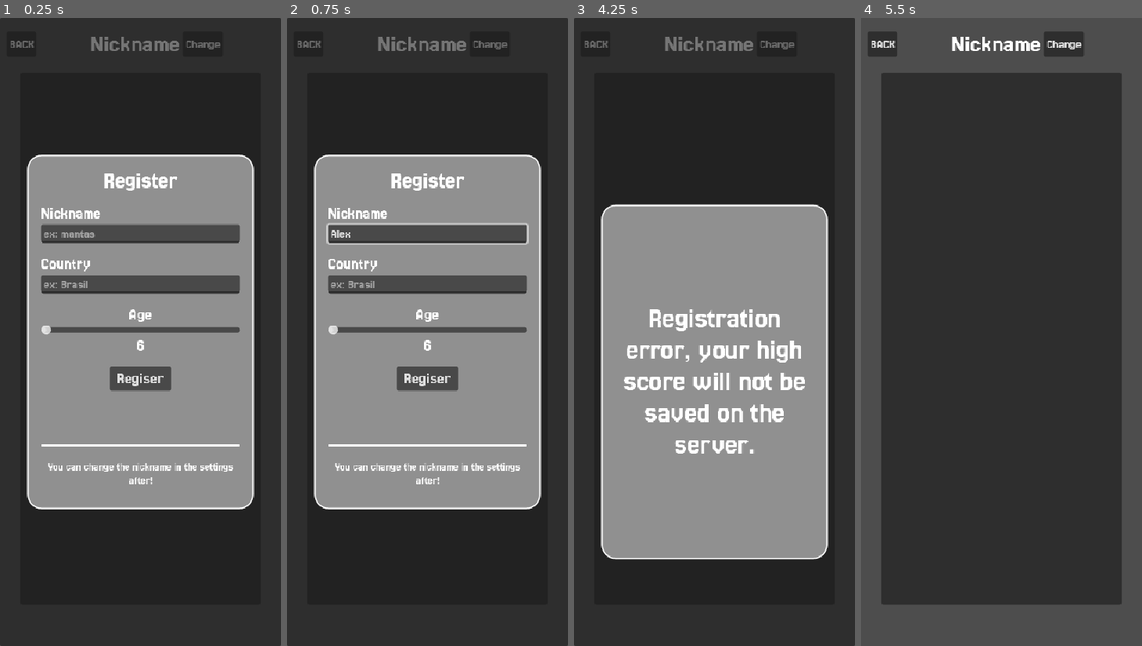
Above: before the commit, frames 1-4 (left to right).
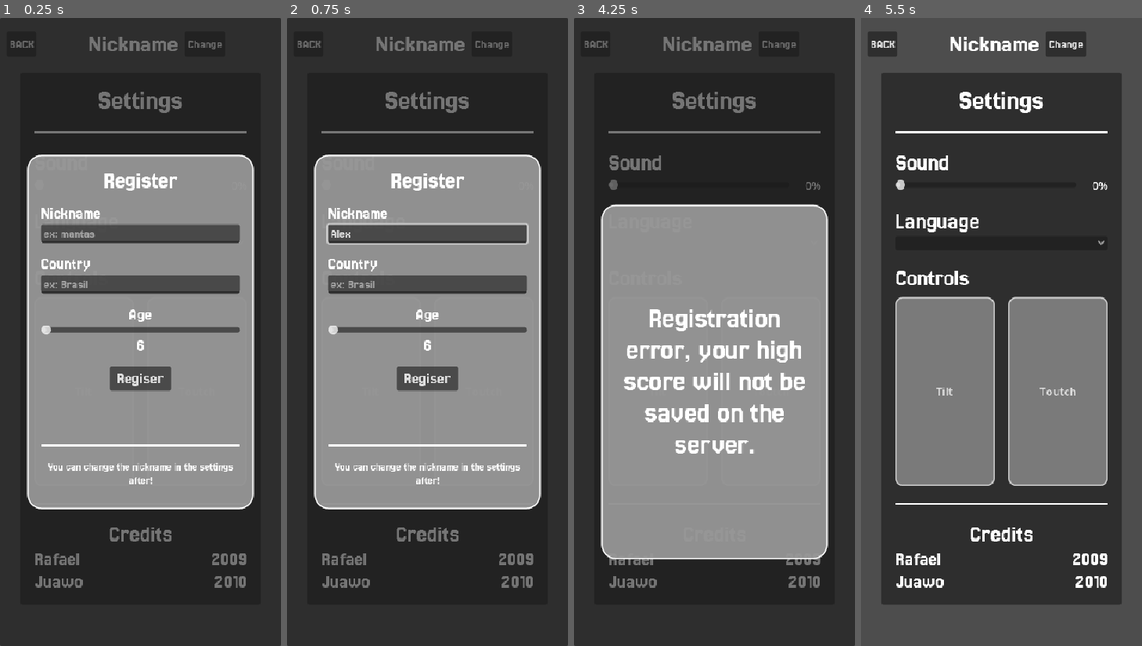
Above: after the commit, the same moments.

Repository: Juawo/space-shooter
Game: Godot game, scene res://scenes/ui/Settings/settings.tscn
Two runs of this game, one before a commit and one after it. Both use one fixed random seed, a clock stepped at 60 frames per second and the inputs below. This scene is started directly instead of the project's main scene.
Inputs (mouse positions are in pixels of both pictures, inside the frame that each line leads up to):
- Up to frame 1 (0.25 s): no input
- Up to frame 2 (0.75 s): click (427, 231) at 0.52 s; type "Alex" at 0.6 s
- Up to frame 3 (4.25 s): click (714, 281) at 0.75 s; type "12" at 0.83 s; click "BACK" at 1.25 s; click "Regiser" at 2 s; click (714, 244) at 2.77 s; click (658, 388) at 3.5 s, where only the run after the commit has a clickable "Tilt"
- Up to frame 4 (5.5 s): click (1057, 388) at 4.25 s, where only the run after the commit has a clickable "Toutch"; click "Change" at 5 s

The runs differ from the first frame. In frame 1, 2.0% of the frame differs, in the area x 12-88%, y 3-91%; in frame 2, 2.0%; in frame 3, 2.0%; in frame 4, 25%, in the area x 12-88%, y 2-91%.

Commit message:
Add scene configuration for settings UI and improve layout elements

Diff:
--- a/scenes/ui/Settings/settings.tscn
+++ b/scenes/ui/Settings/settings.tscn
@@ -1,7 +1,37 @@
-[gd_scene load_steps=3 format=3 uid="uid://bcj3rjhiu6pbd"]
+[gd_scene load_steps=7 format=3 uid="uid://bcj3rjhiu6pbd"]
 
 [ext_resource type="PackedScene" uid="uid://set2xcrxaxm8" path="res://scenes/game/background/background.tscn" id="1_ts13i"]
 [ext_resource type="FontFile" uid="uid://d30hgfkq7jl3v" path="res://assets/ui/fonts/Jersey_25/Jersey25-Regular.ttf" id="2_83c71"]
+
+[sub_resource type="StyleBoxFlat" id="StyleBoxFlat_83c71"]
+content_margin_top = 1.0
+content_margin_bottom = 1.0
+bg_color = Color(1, 1, 1, 1)
+
+[sub_resource type="StyleBoxFlat" id="StyleBoxFlat_gxyng"]
+bg_color = Color(0.6, 0.6, 0.6, 0.70980394)
+border_width_left = 2
+border_width_top = 2
+border_width_right = 2
+border_width_bottom = 2
+corner_radius_top_left = 10
+corner_radius_top_right = 10
+corner_radius_bottom_right = 10
+corner_radius_bottom_left = 10
+
+[sub_resource type="StyleBoxFlat" id="StyleBoxFlat_w3asu"]
+bg_color = Color(0.45064825, 0.4506483, 0.45064813, 0.70980394)
+border_width_left = 2
+border_width_top = 2
+border_width_right = 2
+border_width_bottom = 2
+corner_radius_top_left = 10
+corner_radius_top_right = 10
+corner_radius_bottom_right = 10
+corner_radius_bottom_left = 10
+
+[sub_resource type="StyleBoxFlat" id="StyleBoxFlat_c5h6l"]
+bg_color = Color(0.07284262, 0.072842635, 0.072842576, 1)
 
 [node name="Settings" type="Control"]
 layout_mode = 3
@@ -38,6 +68,7 @@
 [node name="HBoxContainer" type="HBoxContainer" parent="Header/HBoxContainer"]
 layout_mode = 2
 size_flags_horizontal = 6
+theme_override_constants/separation = 10
 
 [node name="Label" type="Label" parent="Header/HBoxContainer/HBoxContainer"]
 layout_mode = 2
@@ -65,3 +96,151 @@
 
 [node name="Panel" type="Panel" parent="MarginContainer"]
 layout_mode = 2
+
+[node name="MarginContainer" type="MarginContainer" parent="MarginContainer/Panel"]
+layout_mode = 1
+anchors_preset = 15
+anchor_right = 1.0
+anchor_bottom = 1.0
+grow_horizontal = 2
+grow_vertical = 2
+theme_override_constants/margin_left = 20
+theme_override_constants/margin_top = 20
+theme_override_constants/margin_right = 20
+theme_override_constants/margin_bottom = 20
+
+[node name="VBoxContainer" type="VBoxContainer" parent="MarginContainer/Panel/MarginContainer"]
+layout_mode = 2
+theme_override_constants/separation = 24
+
+[node name="SettingsLabel" type="Label" parent="MarginContainer/Panel/MarginContainer/VBoxContainer"]
+layout_mode = 2
+theme_override_fonts/font = ExtResource("2_83c71")
+theme_override_font_sizes/font_size = 40
+text = "Settings"
+horizontal_alignment = 1
+
+[node name="HSeparator2" type="HSeparator" parent="MarginContainer/Panel/MarginContainer/VBoxContainer"]
+custom_minimum_size = Vector2(0, 5)
+layout_mode = 2
+size_flags_vertical = 0
+theme_override_constants/separation = 5
+theme_override_styles/separator = SubResource("StyleBoxFlat_83c71")
+
+[node name="Sound" type="VBoxContainer" parent="MarginContainer/Panel/MarginContainer/VBoxContainer"]
+layout_mode = 2
+
+[node name="SoundLabel" type="Label" parent="MarginContainer/Panel/MarginContainer/VBoxContainer/Sound"]
+layout_mode = 2
+theme_override_fonts/font = ExtResource("2_83c71")
+theme_override_font_sizes/font_size = 34
+text = "Sound"
+
+[node name="SoundContainer" type="HBoxContainer" parent="MarginContainer/Panel/MarginContainer/VBoxContainer/Sound"]
+layout_mode = 2
+
+[node name="SoundSlider" type="HSlider" parent="MarginContainer/Panel/MarginContainer/VBoxContainer/Sound/SoundContainer"]
+layout_mode = 2
+size_flags_horizontal = 3
+size_flags_vertical = 4
+size_flags_stretch_ratio = 6.47
+
+[node name="SoundValue" type="Label" parent="MarginContainer/Panel/MarginContainer/VBoxContainer/Sound/SoundContainer"]
+layout_mode = 2
+size_flags_horizontal = 10
+text = "0%"
+
+[node name="Language" type="VBoxContainer" parent="MarginContainer/Panel/MarginContainer/VBoxContainer"]
+layout_mode = 2
+
+[node name="LanguageLabel" type="Label" parent="MarginContainer/Panel/MarginContainer/VBoxContainer/Language"]
+layout_mode = 2
+theme_override_fonts/font = ExtResource("2_83c71")
+theme_override_font_sizes/font_size = 34
+text = "Language"
+
+[node name="LanguageOption" type="OptionButton" parent="MarginContainer/Panel/MarginContainer/VBoxContainer/Language"]
+layout_mode = 2
+
+[node name="Controls" type="VBoxContainer" parent="MarginContainer/Panel/MarginContainer/VBoxContainer"]
+layout_mode = 2
+size_flags_vertical = 3
+theme_override_constants/separation = 10
+
+[node name="ControlsLabel" type="Label" parent="MarginContainer/Panel/MarginContainer/VBoxContainer/Controls"]
+layout_mode = 2
+theme_override_fonts/font = ExtResource("2_83c71")
+theme_override_font_sizes/font_size = 34
+text = "Controls"
+
+[node name="ControlsOptions" type="HBoxContainer" parent="MarginContainer/Panel/MarginContainer/VBoxContainer/Controls"]
+layout_mode = 2
+size_flags_vertical = 3
+theme_override_constants/separation = 20
+
+[node name="TiltButton" type="Button" parent="MarginContainer/Panel/MarginContainer/VBoxContainer/Controls/ControlsOptions"]
+layout_mode = 2
+size_flags_horizontal = 3
+theme_override_styles/normal = SubResource("StyleBoxFlat_gxyng")
+theme_override_styles/pressed = SubResource("StyleBoxFlat_w3asu")
+text = "Tilt"
+
+[node name="ToutchButton" type="Button" parent="MarginContainer/Panel/MarginContainer/VBoxContainer/Controls/ControlsOptions"]
+layout_mode = 2
+size_flags_horizontal = 3
+theme_override_styles/normal = SubResource("StyleBoxFlat_gxyng")
+theme_override_styles/pressed = SubResource("StyleBoxFlat_w3asu")
+theme_override_styles/pressed_mirrored = SubResource("StyleBoxFlat_c5h6l")
+text = "Toutch"
+
+[node name="HSeparator" type="HSeparator" parent="MarginContainer/Panel/MarginContainer/VBoxContainer"]
+custom_minimum_size = Vector2(0, 5)
+layout_mode = 2
+size_flags_vertical = 8
+theme_override_constants/separation = 5
+theme_override_styles/separator = SubResource("StyleBoxFlat_83c71")
+
+[node name="Credits" type="VBoxContainer" parent="MarginContainer/Panel/MarginContainer/VBoxContainer"]
+layout_mode = 2
+size_flags_vertical = 8
+
+[node name="Label" type="Label" parent="MarginContainer/Panel/MarginContainer/VBoxContainer/Credits"]
+layout_mode = 2
+theme_override_fonts/font = ExtResource("2_83c71")
+theme_override_font_sizes/font_size = 34
+text = "Credits"
+horizontal_alignment = 1
+
+[node name="Rafashow" type="HBoxContainer" parent="MarginContainer/Panel/MarginContainer/VBoxContainer/Credits"]
+layout_mode = 2
+theme_override_constants/separation = 20
+
+[node name="Label" type="Label" parent="MarginContainer/Panel/MarginContainer/VBoxContainer/Credits/Rafashow"]
+layout_mode = 2
+theme_override_fonts/font = ExtResource("2_83c71")
+theme_override_font_sizes/font_size = 28
+text = "Rafael"
+
+[node name="Label2" type="Label" parent="MarginContainer/Panel/MarginContainer/VBoxContainer/Credits/Rafashow"]
+layout_mode = 2
+size_flags_horizontal = 10
+theme_override_fonts/font = ExtResource("2_83c71")
+theme_override_font_sizes/font_size = 28
+text = "2009"
+
+[node name="Juawo" type="HBoxContainer" parent="MarginContainer/Panel/MarginContainer/VBoxContainer/Credits"]
+layout_mode = 2
+theme_override_constants/separation = 20
+
+[node name="Label" type="Label" parent="MarginContainer/Panel/MarginContainer/VBoxContainer/Credits/Juawo"]
+layout_mode = 2
+theme_override_fonts/font = ExtResource("2_83c71")
+theme_override_font_sizes/font_size = 28
+text = "Juawo"
+
+[node name="Label2" type="Label" parent="MarginContainer/Panel/MarginContainer/VBoxContainer/Credits/Juawo"]
+layout_mode = 2
+size_flags_horizontal = 10
+theme_override_fonts/font = ExtResource("2_83c71")
+theme_override_font_sizes/font_size = 28
+text = "2010"
